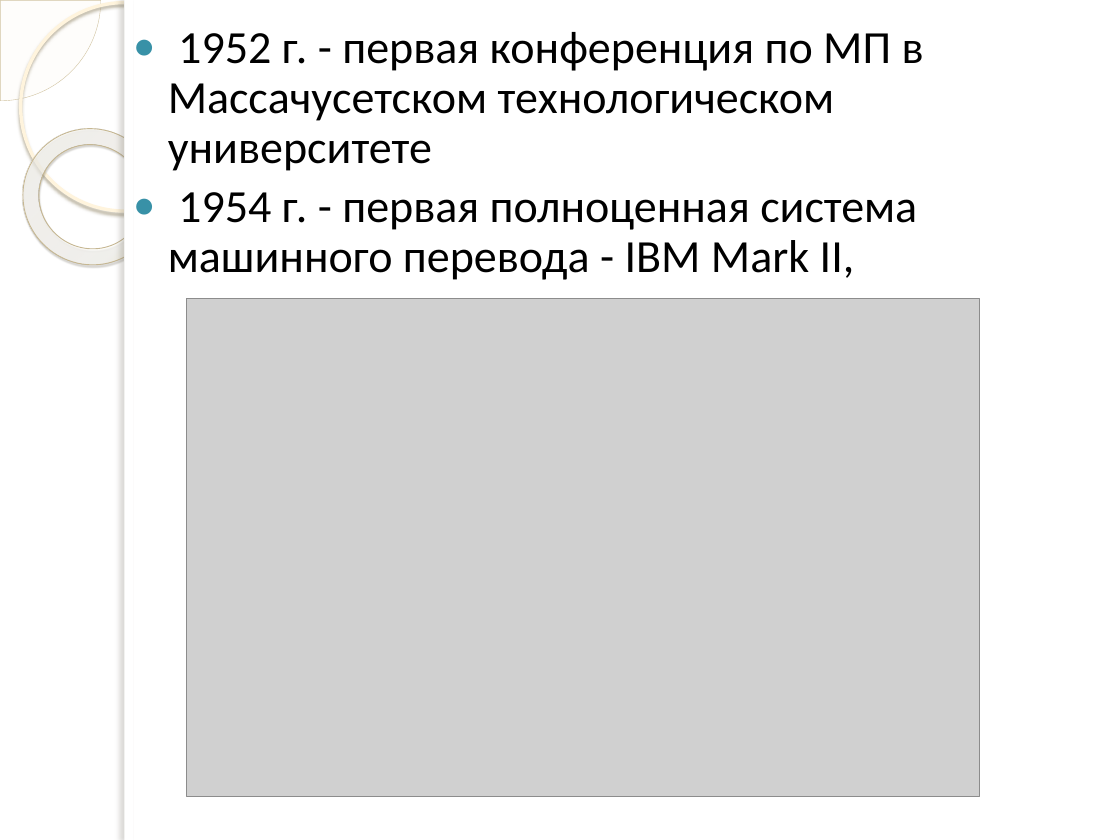
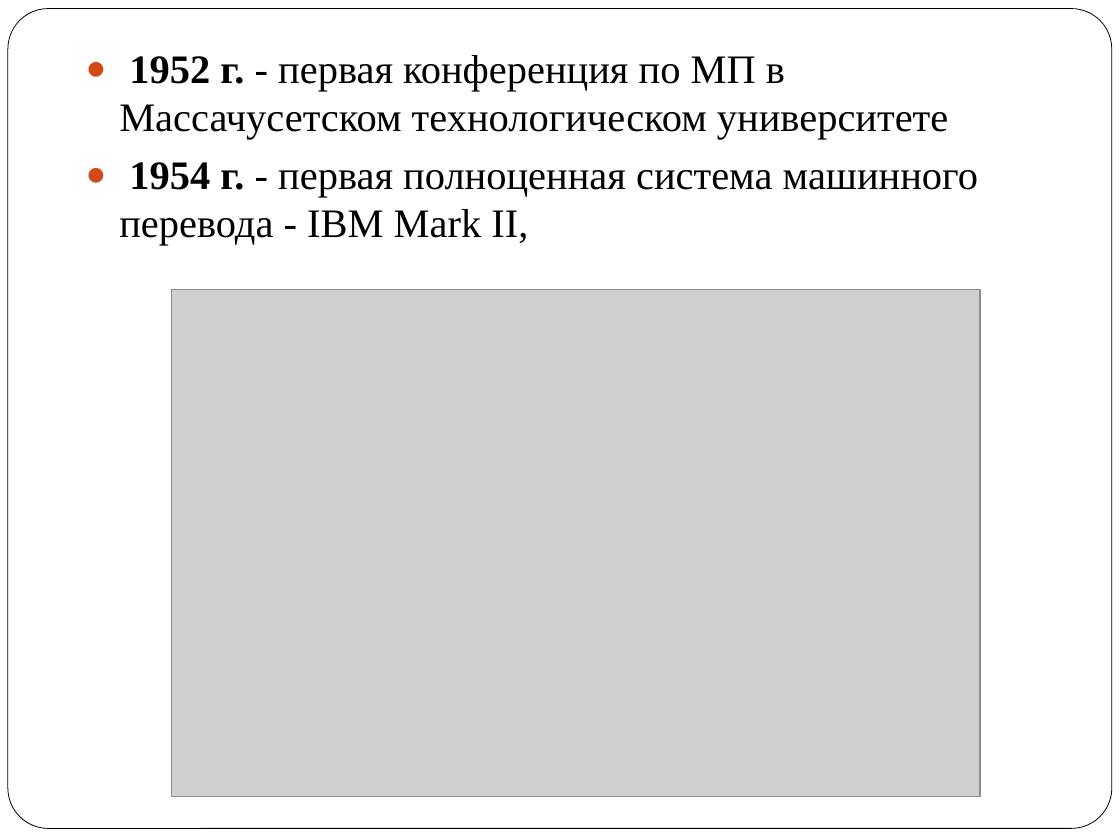
Before and after one commit to AnnaOnuchina/-, a slide deck: slide 6 of Курсовая Машинный перевод.pptx. Drawn at 1120x840 pixels with LibreOffice and Linux fonts; fonts in the diff are those of the drawing; grey boxes stand for pictures; background and template pictures are left out. Boxes give left, top, right and bottom in pixels: in the first picture for what was removed or moved away, otherwise in the second. Text is boxed around its words. In the diff, an @@ line names an element or a change of style, - is before the commit and + after.

```diff
--- a/Курсовая Машинный перевод.pptx
+++ b/Курсовая Машинный перевод.pptx
@@ pie slice (boxed as its full ellipse) removed at (0, 0, 101, 101) @@
@@ rounded rectangle added at (8, 9, 1112, 829), fill #FFFFFF, outline #000000 0.5 pt @@
@@ ellipse removed at (20, 2, 228, 211) @@
@@ rectangle removed at (124, 0, 1120, 840) @@
@@ rectangle removed at (124, 0, 133, 840) @@
@@ text "1952 г. - первая конференция ...": place and size @@
-text "1952 г. - первая конференция ..." at (168, 32, 924, 280)
+text "1952 г. - первая конференция ..." at (119, 55, 978, 246)
@@ text "1952 г. - первая конференция ..." at (119, 55, 978, 246): size 29.6 to 26 pt, font Calibri to Times New Roman; bold on in "1952 г.", "1954 г."; indent changed; line spacing 0.9 to 1; bullet colour #3891A7 to #D34817 @@
@@ donut removed at (0, 101, 187, 292) @@
@@ picture: place and size @@
-picture at (187, 299, 980, 796)
+picture at (171, 289, 980, 796)
```
Also in this commit, not shown: 12 other slides changed.
